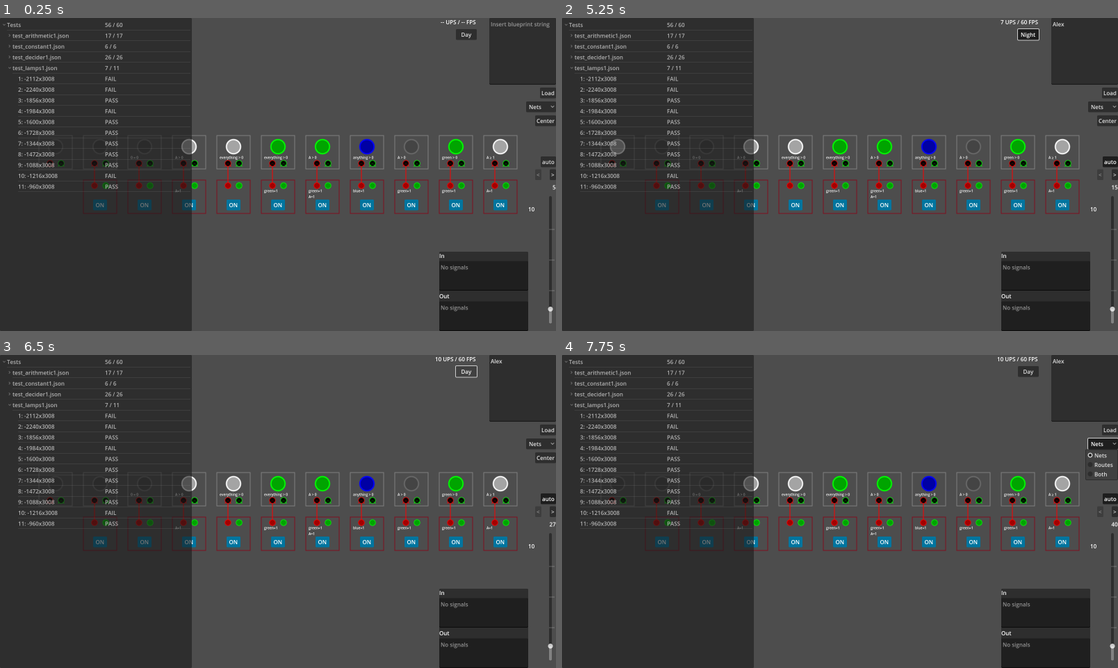
Above: before the commit, frames 1-4 (two rows, left to right).
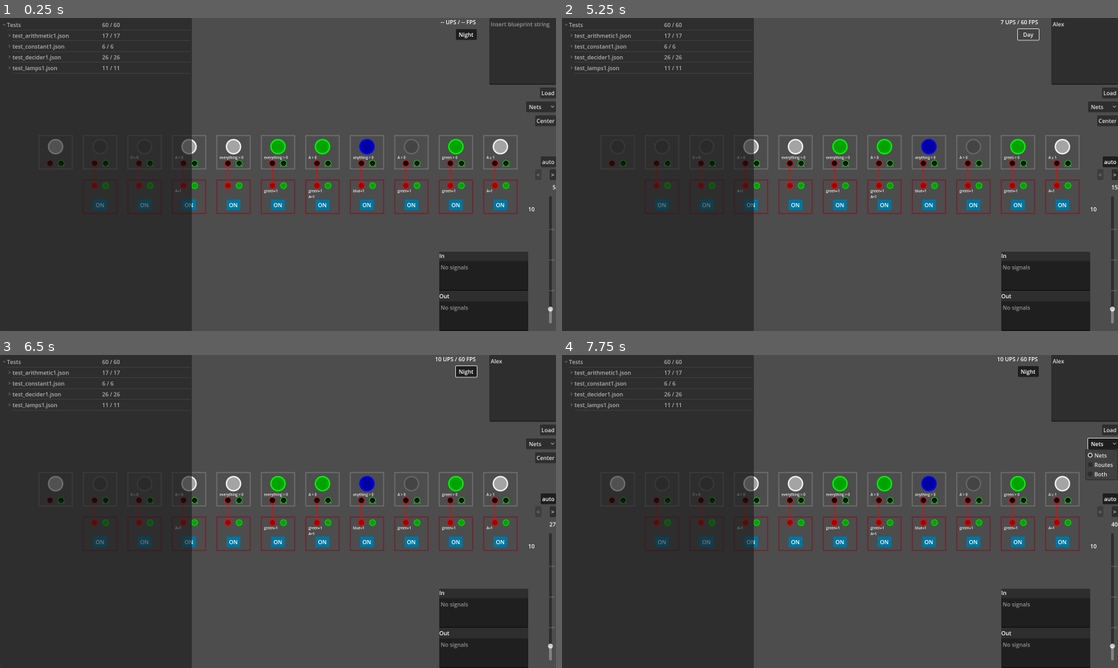
Above: after the commit, the same moments.

Repository: jlaunonen/factsim
Game: Godot game, scene res://tests/run_tests.tscn
The game is run twice, just before and just after one commit, with the same random seed, the same clock (stepped at 60 frames per second) and the same inputs. This scene is started directly instead of the project's main scene.
Inputs (mouse positions are in pixels of both pictures, inside the frame that each line leads up to):
- Up to frame 1 (0.25 s): no input
- Up to frame 2 (5.25 s): click (1084, 52) at 0.52 s; type "Alex" at 0.6 s; click "ON" at 1.25 s; click "Nets" at 2 s; click "Center" at 2.75 s; click ">" at 3.5 s; click "auto" at 4.25 s; click "Day" (after the commit: "Night") at 5 s
- Up to frame 3 (6.5 s): click "Night" (after the commit: "Day") at 5.75 s
- Up to frame 4 (7.75 s): click "ON" at 6.5 s; click "Nets" at 7.25 s

The runs differ from the first frame. In frame 1, 1.0% of the frame differs, in the area x 1-86%, y 1-55%; in frame 2, 1.1%; in frame 3, 1.1%; in frame 4, 1.0%.

Commit message:
Add some assertion customization logic for tests

Diff:
--- a/tests/run_tests.gd
+++ b/tests/run_tests.gd
@@ -88,10 +88,12 @@
 
 
 func run_tests() -> void:
+	(current_scene.get_node(^"CanvasLayer/dayNight") as Button).button_pressed = true  # TODO: Check both
+
 	for i in 5:
 		current_scene.simulate()
 
-	var result = check_asserts()
+	var result = check_asserts(true)
 	current_test_tree_item.set_text(1, "{0} / {1}".format(result))
 	if result[0] == result[1]:
 		current_test_tree_item.collapsed = true
@@ -102,14 +104,26 @@
 	next.call_deferred(index + 1)
 
 
-func check_asserts() -> Array[int]:
+func check_asserts(is_night: bool) -> Array[int]:
 	var components = current_scene.get_node("components")
 	var lamps = components.find_children("Lamp-*", "", false, false)
 	var r : Array[int] = [0, lamps.size()]
 	var node_name: String = current_test_tree_item.get_metadata(0)
 
 	for l in lamps:
-		var succ = (l as Lamp).is_on
+		var lamp := l as Lamp
+		var defaults := {
+			"expect_on": true,
+			"expect_night": false,
+		}
+		var assert_extras = defaults.merged(lamp._config._src.get("_assert", {}), true)
+
+		var succ: bool
+		if assert_extras["expect_night"]:
+			succ = lamp.is_on == is_night
+		else:
+			succ = lamp.is_on == assert_extras["expect_on"]
+
 		var assertion = test_result_tree.create_item(current_test_tree_item)
 		assertion.set_text(0, "{2}: {0}x{1}".format([l.position.x, l.position.y, l._config.number]))
 		assertion.set_text(1, "PASS" if succ else "FAIL")
--- a/tests/test_lamps1.json
+++ b/tests/test_lamps1.json
@@ -11,6 +11,9 @@
 		],
 		"entities": [
 			{
+				"_assert": {
+					"expect_on": false
+				},
 				"entity_number": 1,
 				"name": "small-lamp",
 				"position": {
@@ -28,6 +31,9 @@
 				}
 			},
 			{
+				"_assert": {
+					"expect_night": true
+				},
 				"entity_number": 2,
 				"name": "small-lamp",
 				"position": {
@@ -63,6 +69,9 @@
 				}
 			},
 			{
+				"_assert": {
+					"expect_on": false
+				},
 				"entity_number": 4,
 				"name": "small-lamp",
 				"position": {
@@ -225,6 +234,9 @@
 				}
 			},
 			{
+				"_assert": {
+					"expect_on": false
+				},
 				"entity_number": 10,
 				"name": "small-lamp",
 				"position": {
--- a/utils/BpLoader.gd
+++ b/utils/BpLoader.gd
@@ -39,6 +39,7 @@
 
 
 class EntityDto:
+	var _src: Dictionary
 	var name: String
 	var number: int
 	var direction: int
@@ -48,6 +49,7 @@
 	var connection2 # ConnectionPointDto
 
 	func _init(map: Dictionary = {}) -> void:
+		self._src = map
 		self.name = map.get("name") as String
 		self.number = map.get("entity_number")
 		self.direction = map.get("direction", 0)
